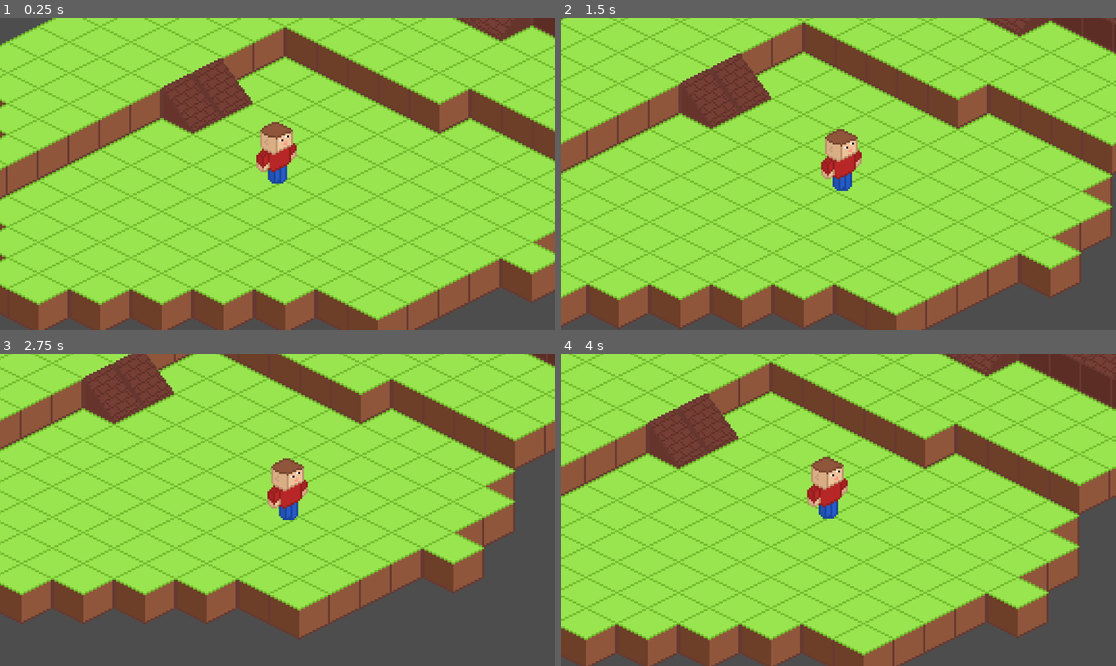
Above: before the commit, frames 1-4 (two rows, left to right).
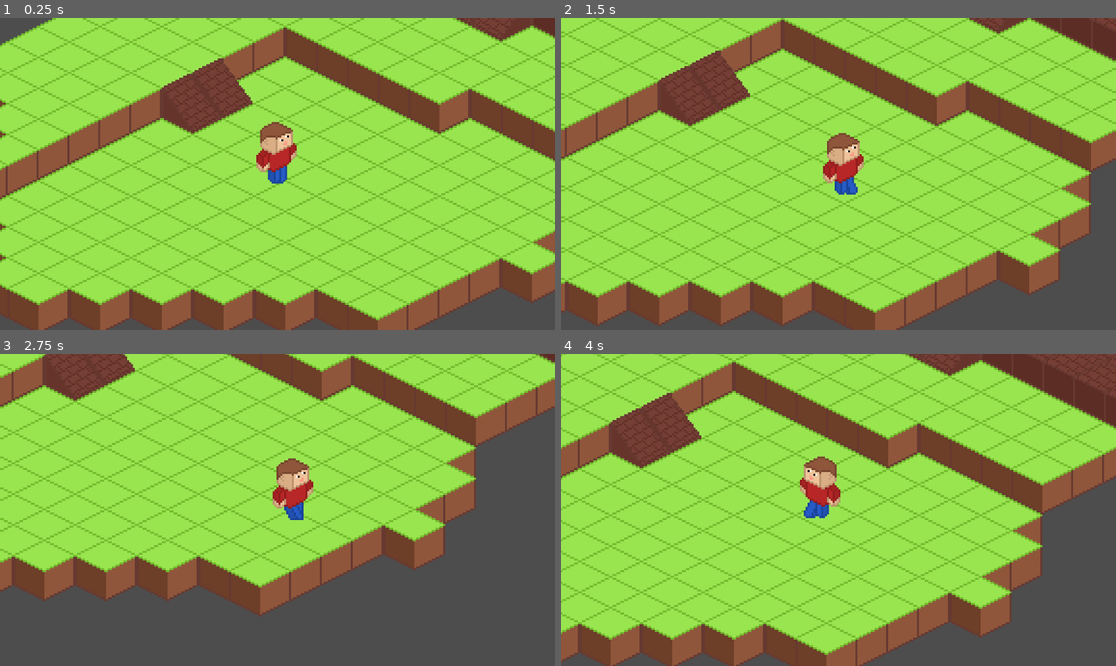
Above: after the commit, the same moments.

Repository: RafaeloxMC/moving-out
Game: Godot game, scene res://scenes/game.tscn
Same seed, same stepped clock (60 frames per second), same inputs: the game is played once before the commit and once after it. This scene is started directly instead of the project's main scene.
Inputs:
- Up to frame 1 (0.25 s): no input
- Up to frame 2 (1.5 s): tap Enter at 0.5 s; hold Right (ui_right) 0.53-1.28 s; tap Alt at 0.6 s; hold Down (ui_down) from 1.28 s (still down); tap Shift at 1.35 s
- Up to frame 3 (2.75 s): release Down (ui_down) at 2.03 s; hold Right (ui_right) from 2.03 s (still down); tap Alt at 2.1 s
- Up to frame 4 (4 s): release Right (ui_right) at 2.78 s; hold Up (ui_up) 2.78-3.53 s; tap Shift at 2.85 s; hold Left (ui_left) from 3.53 s (still down); tap Alt at 3.6 s

The runs differ from the first frame. In frame 1, less than 0.1% of the frame differs, in the area x 46-49%, y 36-41%; in frame 2, 34%; in frame 3, 38%; in frame 4, 40%, in the area x 0-100%, y 0-100%.

Commit message:
Add walking animation + direction

Diff:
--- a/scenes/player/player.tscn
+++ b/scenes/player/player.tscn
@@ -10,6 +10,38 @@
 atlas = ExtResource("1_8afob")
 region = Rect2(0, 0, 32, 32)
 
+[sub_resource type="AtlasTexture" id="AtlasTexture_dovo2"]
+atlas = ExtResource("1_8afob")
+region = Rect2(0, 0, 32, 32)
+
+[sub_resource type="AtlasTexture" id="AtlasTexture_lvxji"]
+atlas = ExtResource("1_8afob")
+region = Rect2(32, 0, 32, 32)
+
+[sub_resource type="AtlasTexture" id="AtlasTexture_p47bc"]
+atlas = ExtResource("1_8afob")
+region = Rect2(64, 0, 32, 32)
+
+[sub_resource type="AtlasTexture" id="AtlasTexture_75vfm"]
+atlas = ExtResource("1_8afob")
+region = Rect2(96, 0, 32, 32)
+
+[sub_resource type="AtlasTexture" id="AtlasTexture_0owmy"]
+atlas = ExtResource("1_8afob")
+region = Rect2(128, 0, 32, 32)
+
+[sub_resource type="AtlasTexture" id="AtlasTexture_qek5x"]
+atlas = ExtResource("1_8afob")
+region = Rect2(160, 0, 32, 32)
+
+[sub_resource type="AtlasTexture" id="AtlasTexture_5gtgg"]
+atlas = ExtResource("1_8afob")
+region = Rect2(192, 0, 32, 32)
+
+[sub_resource type="AtlasTexture" id="AtlasTexture_h17s1"]
+atlas = ExtResource("1_8afob")
+region = Rect2(224, 0, 32, 32)
+
 [sub_resource type="SpriteFrames" id="SpriteFrames_lvxji"]
 animations = [{
 "frames": [{
@@ -19,6 +51,35 @@
 "loop": true,
 "name": &"default",
 "speed": 5.0
+}, {
+"frames": [{
+"duration": 1.0,
+"texture": SubResource("AtlasTexture_dovo2")
+}, {
+"duration": 1.0,
+"texture": SubResource("AtlasTexture_lvxji")
+}, {
+"duration": 1.0,
+"texture": SubResource("AtlasTexture_p47bc")
+}, {
+"duration": 1.0,
+"texture": SubResource("AtlasTexture_75vfm")
+}, {
+"duration": 1.0,
+"texture": SubResource("AtlasTexture_0owmy")
+}, {
+"duration": 1.0,
+"texture": SubResource("AtlasTexture_qek5x")
+}, {
+"duration": 1.0,
+"texture": SubResource("AtlasTexture_5gtgg")
+}, {
+"duration": 1.0,
+"texture": SubResource("AtlasTexture_h17s1")
+}],
+"loop": true,
+"name": &"walk",
+"speed": 10.0
 }]
 
 [node name="Player" type="CharacterBody2D" unique_id=26941772]
@@ -32,6 +93,8 @@
 [node name="AnimatedSprite2D" type="AnimatedSprite2D" parent="." unique_id=1503550584]
 position = Vector2(-1, -11)
 sprite_frames = SubResource("SpriteFrames_lvxji")
+animation = &"walk"
+frame_progress = 0.23508835
 
 [node name="Camera2D" type="Camera2D" parent="." unique_id=1537782839]
 zoom = Vector2(4, 4)
--- a/scripts/player/player.gd
+++ b/scripts/player/player.gd
@@ -1,12 +1,21 @@
 extends CharacterBody2D
 
+@onready var animated_sprite_2d: AnimatedSprite2D = $AnimatedSprite2D
 
-const SPEED = 32.0
+const SPEED = 48.0
 
 func _physics_process(delta: float) -> void:
 	var direction = Input.get_vector("ui_left", "ui_right", "ui_up", "ui_down")
 	if direction != Vector2.ZERO:
 		velocity = direction * SPEED
+		animated_sprite_2d.play("walk")
 	else:
 		velocity = Vector2.ZERO
+		animated_sprite_2d.play("default")
+
+	if direction.x > 0:
+		animated_sprite_2d.flip_h = false
+	else:
+		if direction.x < 0:
+			animated_sprite_2d.flip_h = true
 	move_and_slide()
Binary file changed: assets/sprites/aseprite/player.aseprite
Binary file changed: assets/sprites/player.png
